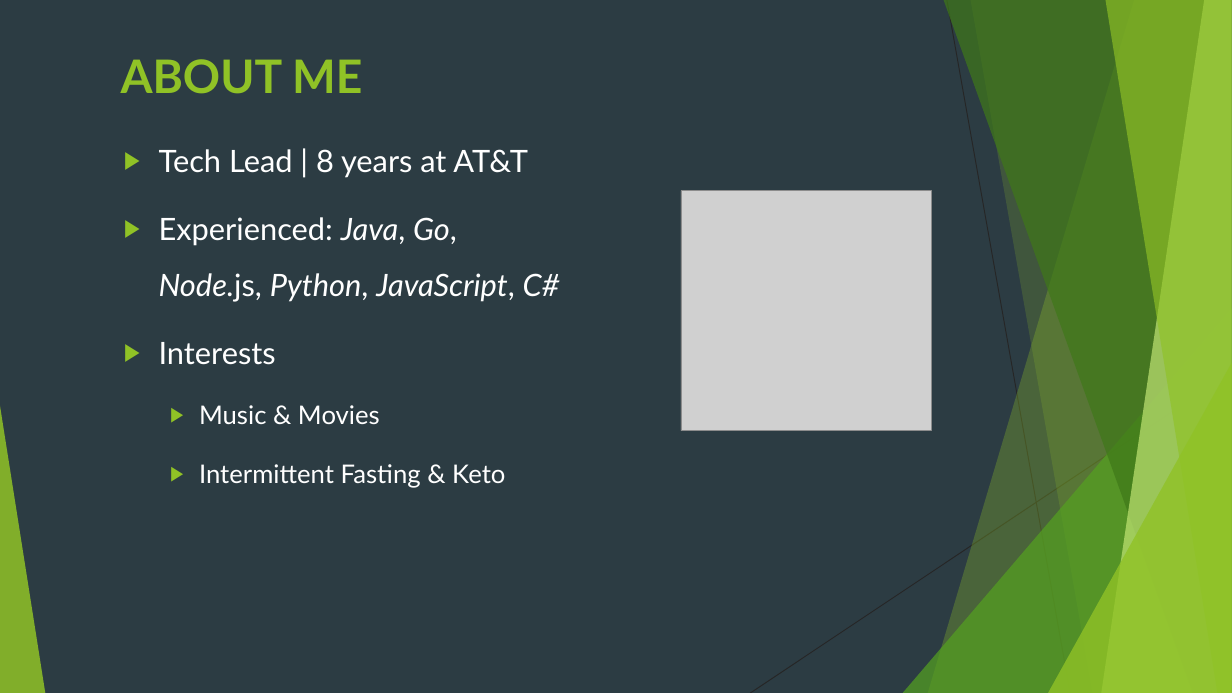
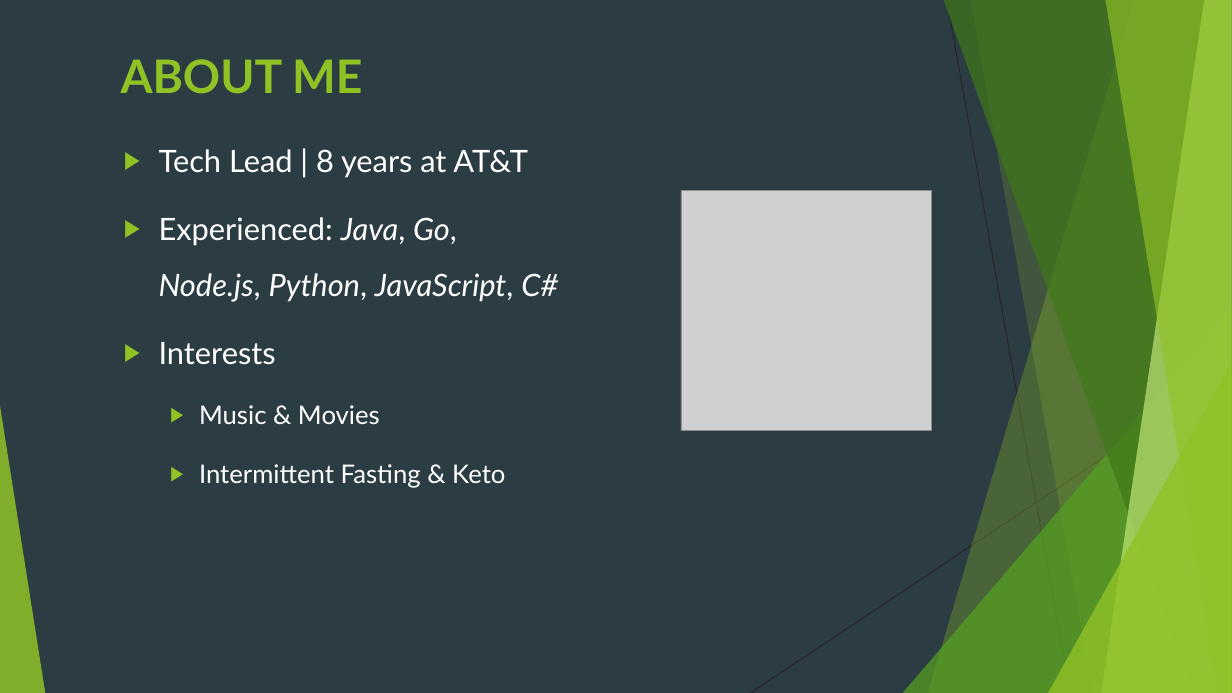
Before and after one commit to idanshal/sb-todo-app-tdp, a slide deck: slide 2 of course_data/presentations/practical_spring_boot_for_tdp.pptx. Drawn at 1232x693 pixels with LibreOffice and Linux fonts; fonts in the diff are those of the drawing; grey boxes stand for pictures. Boxes give left, top, right and bottom in pixels: in the first picture for what was removed or moved away, otherwise in the second. Text is boxed around its words. In the diff, an @@ line names an element or a change of style, - is before the commit and + after.

```diff
--- a/course_data/presentations/practical_spring_boot_for_tdp.pptx
+++ b/course_data/presentations/practical_spring_boot_for_tdp.pptx
@@ text at (159,217,558,302): italic on in "Node.js," @@
```
Also in this commit, not shown: 6 other slides changed, 2 other files.
